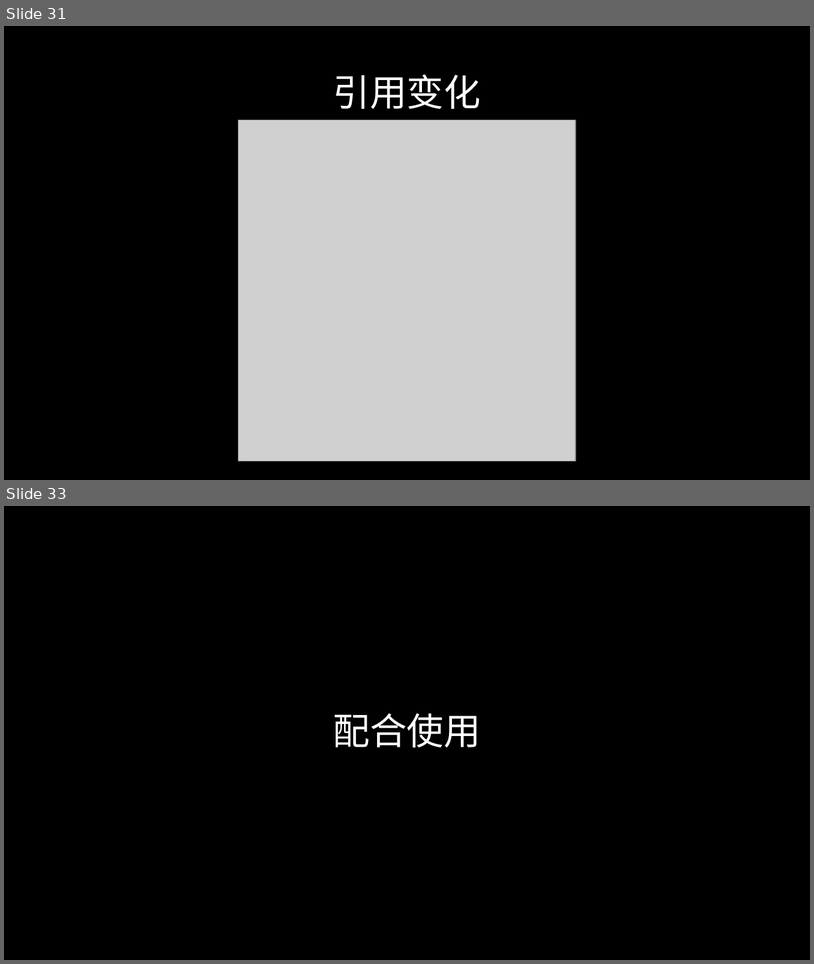
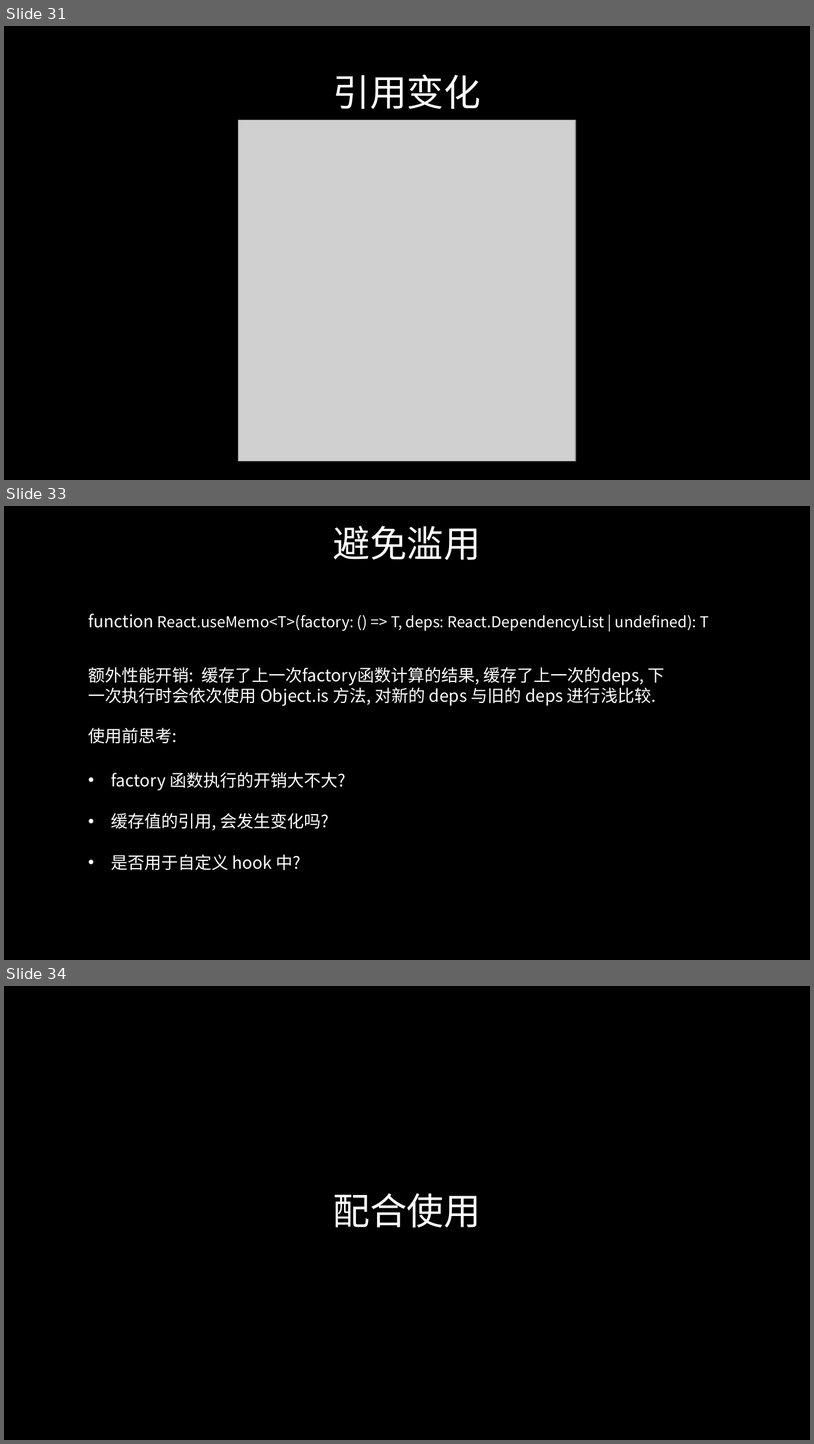
Before and after one commit to burningalive/learn-ts, a slide deck: Performance.pptx. Shown one above the other, each under a label of ours: slides 31 and 33 before the commit, slides 31, 33 and 34 after it; the slides between them are not shown. The pictures are 814x964 and 814x1444 pixels, drawn with LibreOffice and Linux fonts; fonts in the diff are those of the drawing; grey boxes stand for pictures. Boxes give left, top, right and bottom in pixels: in the first picture for what was removed or moved away, otherwise in the second. Text is boxed around its words. In the diff, an @@ line names an element or a change of style, - is before the commit and + after.

```diff
--- a/Performance.pptx
+++ b/Performance.pptx
@@ slide 33 added at [4, 506, 810, 960], background #000000 @@
@@ title added at [333, 526, 481, 560], 44 pt, text #FFFFFF @@
+避免滥用
@@ text added at [88, 613, 709, 631], 18 pt, text #FFFFFF @@
+function React.useMemo<T>(factory: () => T, deps: React.DependencyList | undefined): T
@@ text added at [88, 667, 665, 870], 20 pt, text #FFFFFF @@
+额外性能开销: 缓存了上一次factory函数计算的结果, 缓存了上一次的deps, 下一次执行时会依次使用 Object.is 方法, 对新的 deps 与旧的 deps 进行浅比较.
+使用前思考:
+• factory 函数执行的开销大不大?
+• 缓存值的引用, 会发生变化吗?
+• 是否用于自定义 hook 中?
@@ what was slide 33 is now slide 34 @@
```
Also in this commit, not shown: 5 slides changed, 10 other files.
